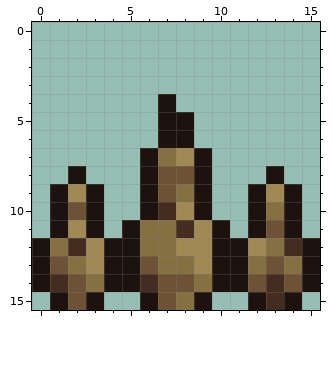
One commit to this pixel-art file: Assets/Environment/forest_spikes.aseprite. The picture above was drawn from the file before the commit.
16x16 pixels, 1 frame.
After the commit:
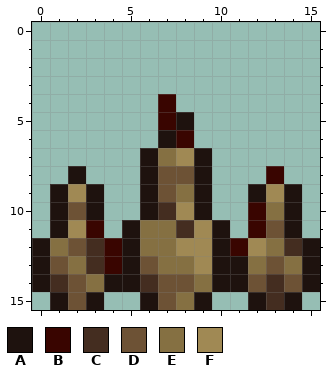
Palette (. is transparent): A #1e120e  B #390500  C #442d20  D #6d5235  E #857042  F #a08954
Change:
y 4..5: x 7 A -> B
y 6: x 8 A -> B
y 8: x 13 A -> B
y 10: x 12 A -> B
y 11: x 3 A -> B; x 12 A -> B
y 12: x 2..4 CFA -> DCB; x 11 A -> B
y 13: x 3..4 FA -> CB
Changed places in both pictures, as pixel boxes (x1, y1, x2, y2):
changed: (68, 94, 194, 274)
changed: (230, 166, 284, 256)
